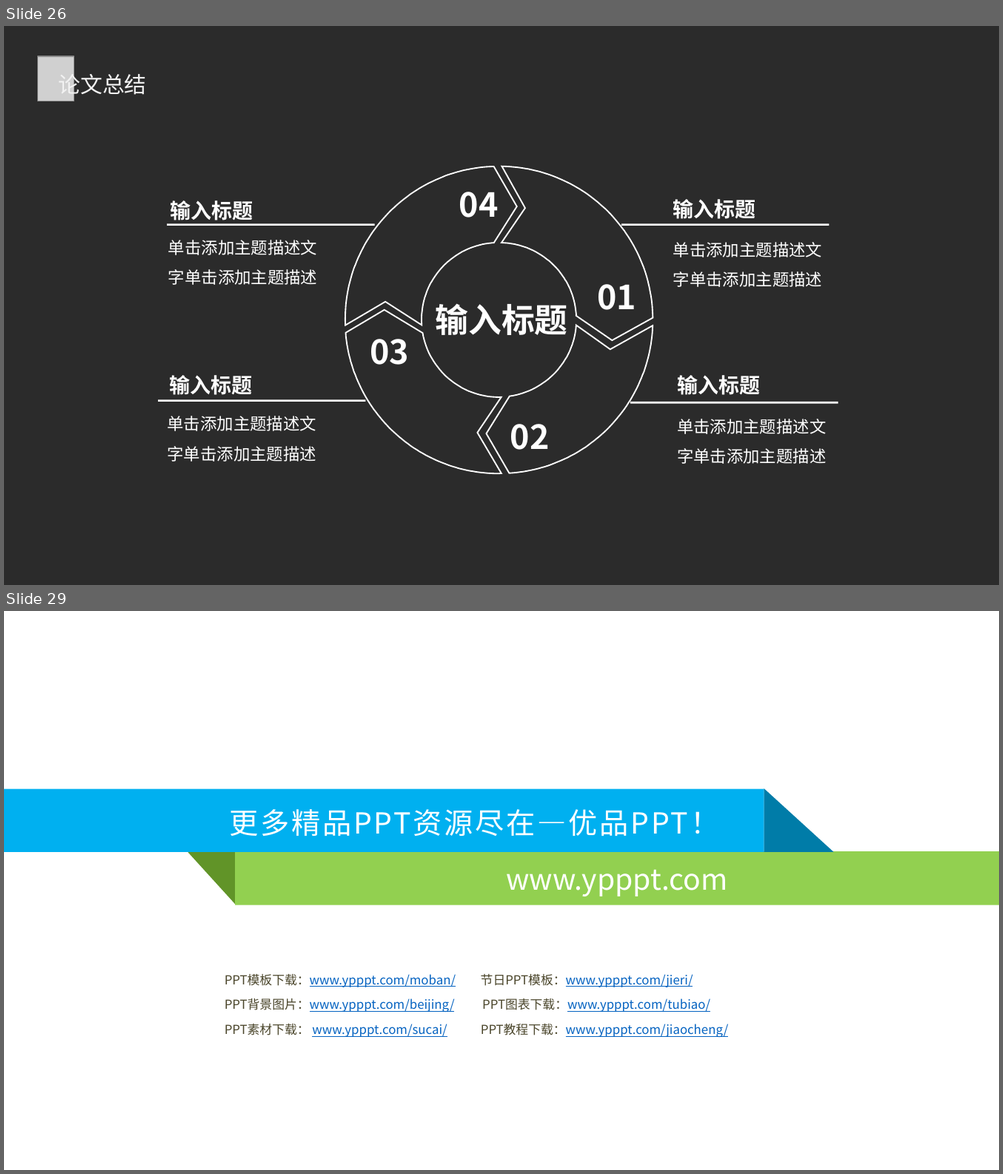
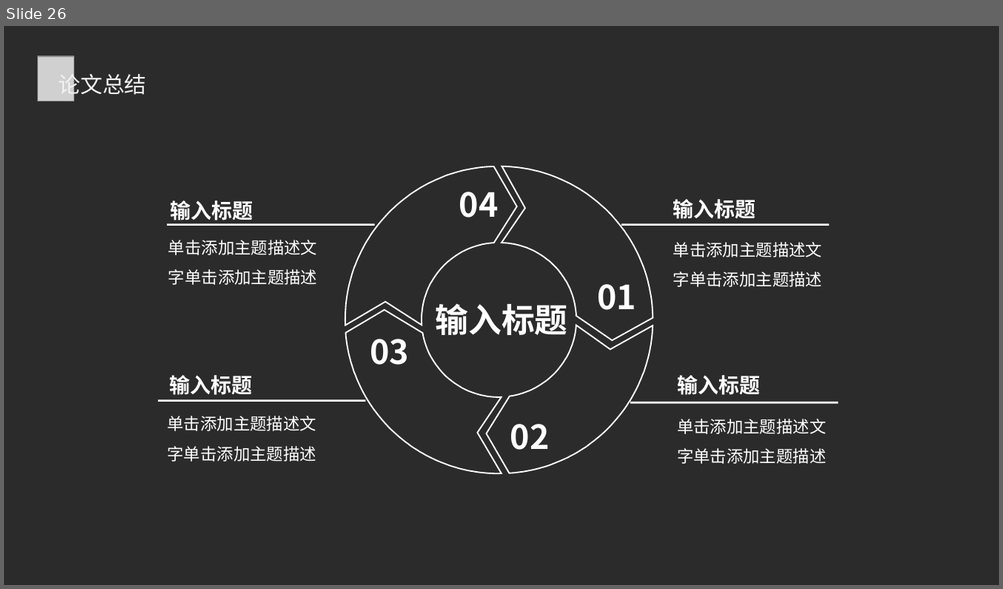
Before and after one commit to windright/ml_refer, a slide deck: 202001/年终总结.pptx. Shown one above the other, each under a label of ours: slides 26 and 29 before the commit, slide 26 after it; the slides between them are not shown. The pictures are 1003x1174 and 1003x589 pixels, drawn with LibreOffice and Linux fonts; fonts in the diff are those of the drawing; grey boxes stand for pictures; background and template pictures are left out; a plain dark background stands for a picture behind light text. Boxes give left, top, right and bottom in pixels: in the first picture for what was removed or moved away, otherwise in the second. Text is boxed around its words. In the diff, an @@ line names an element or a change of style, - is before the commit and + after.

```diff
--- a/202001/年终总结.pptx
+++ b/202001/年终总结.pptx
@@ slide 29 removed at (x1=4, y1=611, x2=999, y2=1170), background #FFFFFF @@
@@ rectangle removed at (x1=4, y1=789, x2=764, y2=853) @@
-更多精品PPT资源尽在—优品PPT！
@@ right triangle removed at (x1=764, y1=789, x2=834, y2=853) @@
@@ freeform shape removed at (x1=187, y1=851, x2=236, y2=906) @@
@@ rectangle removed at (x1=235, y1=851, x2=999, y2=906) @@
-www.ypppt.com
@@ text removed at (x1=225, y1=974, x2=728, y2=1037) @@
-PPT模板下载：www.ypppt.com/moban/ 节日PPT模板：www.ypppt.com/jieri/
-PPT背景图片：www.ypppt.com/beijing/ PPT图表下载：www.ypppt.com/tubiao/
-PPT素材下载： www.ypppt.com/sucai/ PPT教程下载：www.ypppt.com/jiaocheng/
```
Also in this commit, not shown: 3 slides changed, 1 other slide removed.
